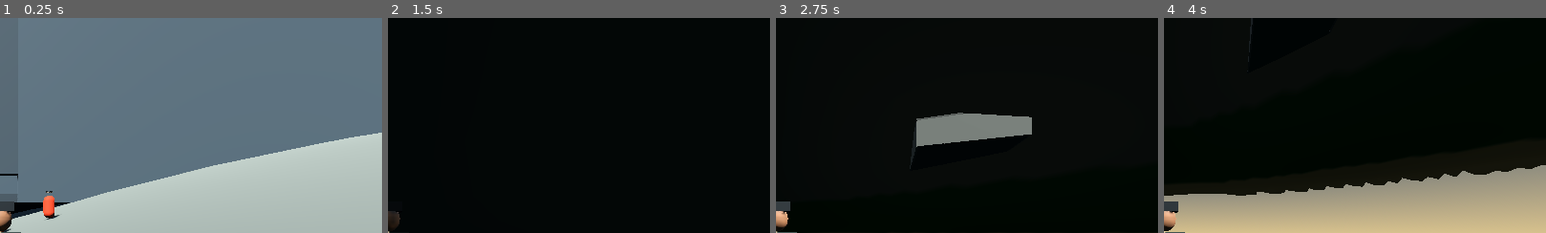
Above: before the commit, frames 1-4 (left to right).
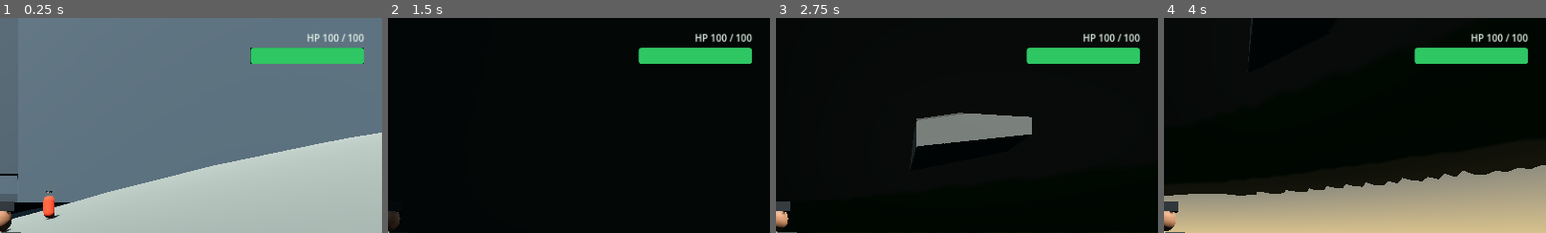
Above: after the commit, the same moments.

Repository: hicham07dzz-cyber/WARFOX
Game: Godot game, scene res://scenes/main.tscn
Two runs of this game, one before a commit and one after it. Both use one fixed random seed, a clock stepped at 60 frames per second and the inputs below.
Inputs (mouse positions are % of the whole screen's width and height, from its top left):
- Up to frame 1 (0.25 s): no input
- Up to frame 2 (1.5 s): move the mouse to (72, 45) at 0.52 s; hold D (move_right) 0.53-1.25 s; hold Ctrl (crouch) 0.53-1.25 s; click (72, 45) at 0.67 s; tap Space (jump) at 0.77 s; drag from (30, 55) to (45, 70) at 1.27 s
- Up to frame 3 (2.75 s): move the mouse to (60, 28) at 2.02 s; hold D (move_right) from 2.03 s (still down); hold Shift (sprint) from 2.03 s (still down)
- Up to frame 4 (4 s): release D (move_right) at 2.75 s; release Shift (sprint) at 2.75 s; drag from (45, 70) to (20, 35) at 2.77 s; move the mouse to (80, 65) at 3.52 s; hold A (move_left) from 3.53 s (still down); tap F (fire) at 3.6 s; tap Space (jump) at 3.77 s
The pictures show only the part of the screen within x 50-100%, y 0-50%; the shares and areas given below are measured in that part.

The runs differ from the first frame. In frame 1, 2.6% of the frame differs, in the area x 65-96%, y 7-22%; in frame 2, 2.6%; in frame 3, 2.6%; in frame 4, 2.6%.

Commit message:
Add live player health HUD

Diff:
--- a/scripts/mobile_hud.gd
+++ b/scripts/mobile_hud.gd
@@ -7,6 +7,8 @@
 var crouch_active := false
 var jump_pulse := false
 var fire_pulse := false
+var health_bar: ProgressBar
+var health_text: Label
 
 func _ready() -> void:
 	_build_hud()
@@ -57,6 +59,38 @@
 	title.add_theme_font_size_override("font_size", 23)
 	root.add_child(title)
 
+	health_text = Label.new()
+	health_text.text = "HP 100 / 100"
+	health_text.anchor_left = 1.0
+	health_text.anchor_right = 1.0
+	health_text.position = Vector2(-220, 22)
+	health_text.size = Vector2(190, 24)
+	health_text.horizontal_alignment = HORIZONTAL_ALIGNMENT_RIGHT
+	health_text.add_theme_color_override("font_color", Color(0.9, 0.96, 0.92))
+	health_text.add_theme_font_size_override("font_size", 16)
+	root.add_child(health_text)
+
+	health_bar = ProgressBar.new()
+	health_bar.anchor_left = 1.0
+	health_bar.anchor_right = 1.0
+	health_bar.position = Vector2(-220, 50)
+	health_bar.size = Vector2(190, 15)
+	health_bar.min_value = 0
+	health_bar.max_value = 100
+	health_bar.value = 100
+	health_bar.show_percentage = false
+	var bar_fill := StyleBoxFlat.new()
+	bar_fill.bg_color = Color(0.18, 0.78, 0.39)
+	bar_fill.corner_radius_top_left = 5
+	bar_fill.corner_radius_top_right = 5
+	bar_fill.corner_radius_bottom_left = 5
+	bar_fill.corner_radius_bottom_right = 5
+	health_bar.add_theme_stylebox_override("fill", bar_fill)
+	var bar_bg := StyleBoxFlat.new()
+	bar_bg.bg_color = Color(0.04, 0.06, 0.07, 0.8)
+	health_bar.add_theme_stylebox_override("background", bar_bg)
+	root.add_child(health_bar)
+
 	var mode := Label.new()
 	mode.text = "ISLAND TEST  •  THIRD PERSON"
 	mode.position = Vector2(25, 50)
@@ -134,6 +168,9 @@
 func _process(_delta: float) -> void:
 	if player != null:
 		player.set_mobile_input(joystick_vector, sprint_active, jump_pulse, crouch_active, fire_pulse)
+		if health_bar != null:
+			health_bar.value = player.health
+			health_text.text = "HP " + str(player.health) + " / 100"
 	jump_pulse = false
 	fire_pulse = false
 
